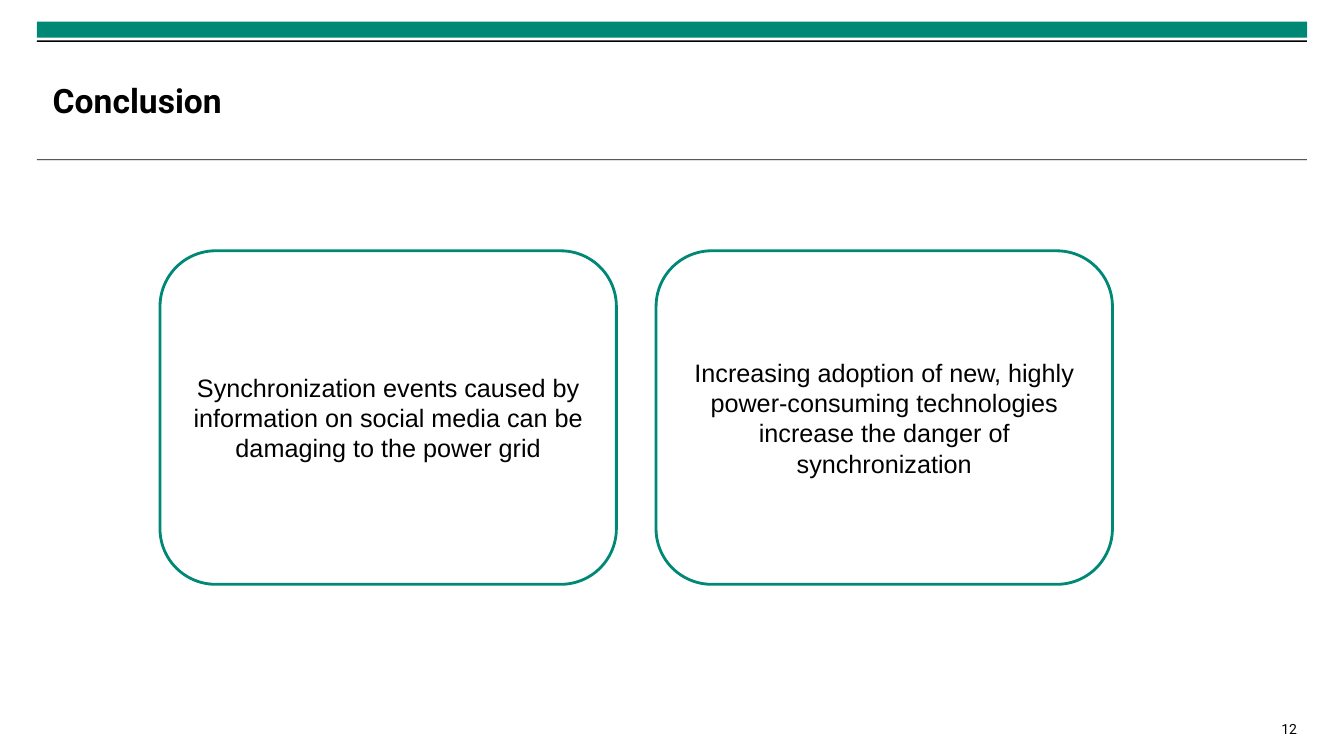
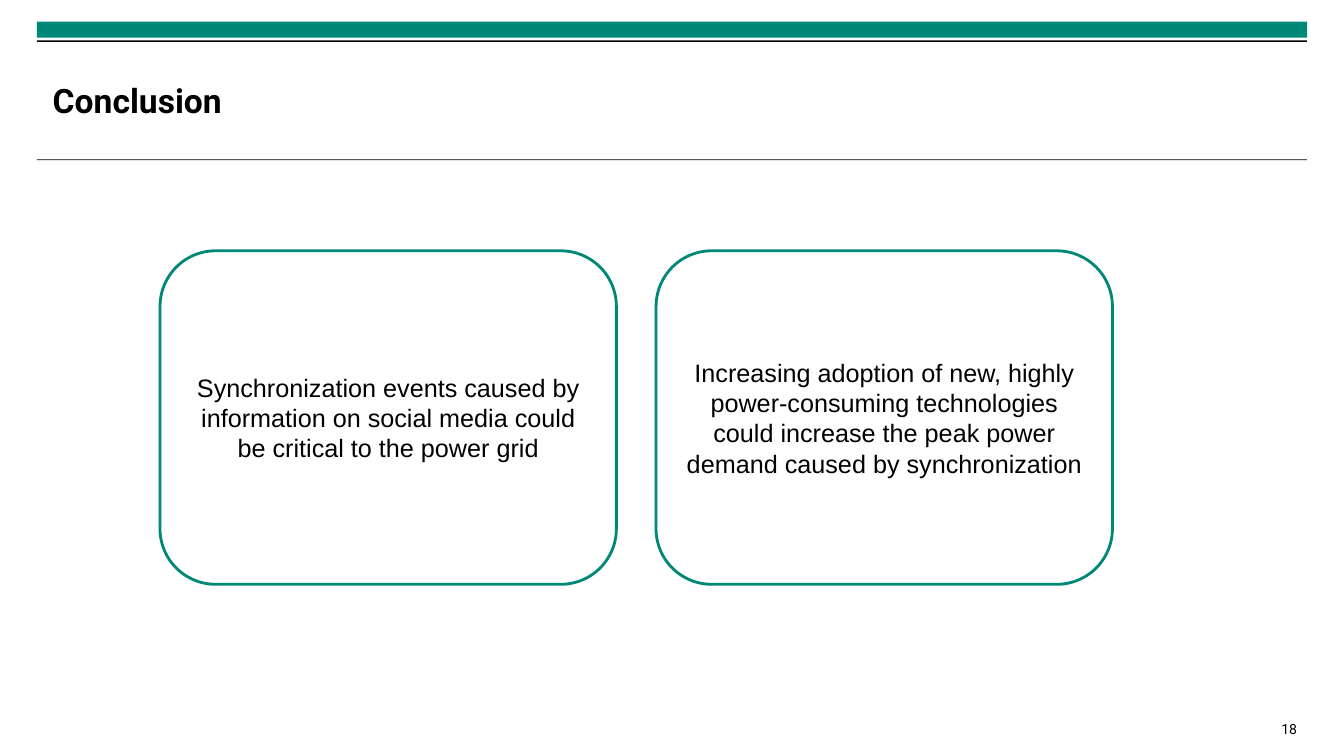
Before and after one commit to isabella-grieser/Modeling-and-Monitoring-Social-Media-Dynamics-to-predict-Electricity-Demand-Peaks, a slide deck: slide 18 of presentations/Finale Präsentation.pptx (slide 12 before the commit). Drawn at 1344x756 pixels with LibreOffice and Linux fonts; fonts in the diff are those of the drawing; background and template pictures are left out. Boxes give left, top, right and bottom in pixels: in the first picture for what was removed or moved away, otherwise in the second. Text is boxed around its words. In the diff, an @@ line names an element or a change of style, - is before the commit and + after.

```diff
--- a/presentations/Finale Präsentation.pptx
+++ b/presentations/Finale Präsentation.pptx
@@ text in rounded rectangle at (197,378,580,463): text changed @@
-Synchronization events caused by information on social media can be damaging to the power grid
+Synchronization events caused by information on social media could be critical to the power grid
@@ text in rounded rectangle at (687,363,1082,478): text changed @@
-Increasing adoption of new, highly power-consuming technologies increase the danger of synchronization
+Increasing adoption of new, highly power-consuming technologies could increase the peak power demand caused by synchronization
@@ page number at (1281,724,1297,734): text changed @@
-12
+18
```
Also in this commit, not shown: 7 other slides changed, 7 slides added, 1 slide removed, 21 other files.
